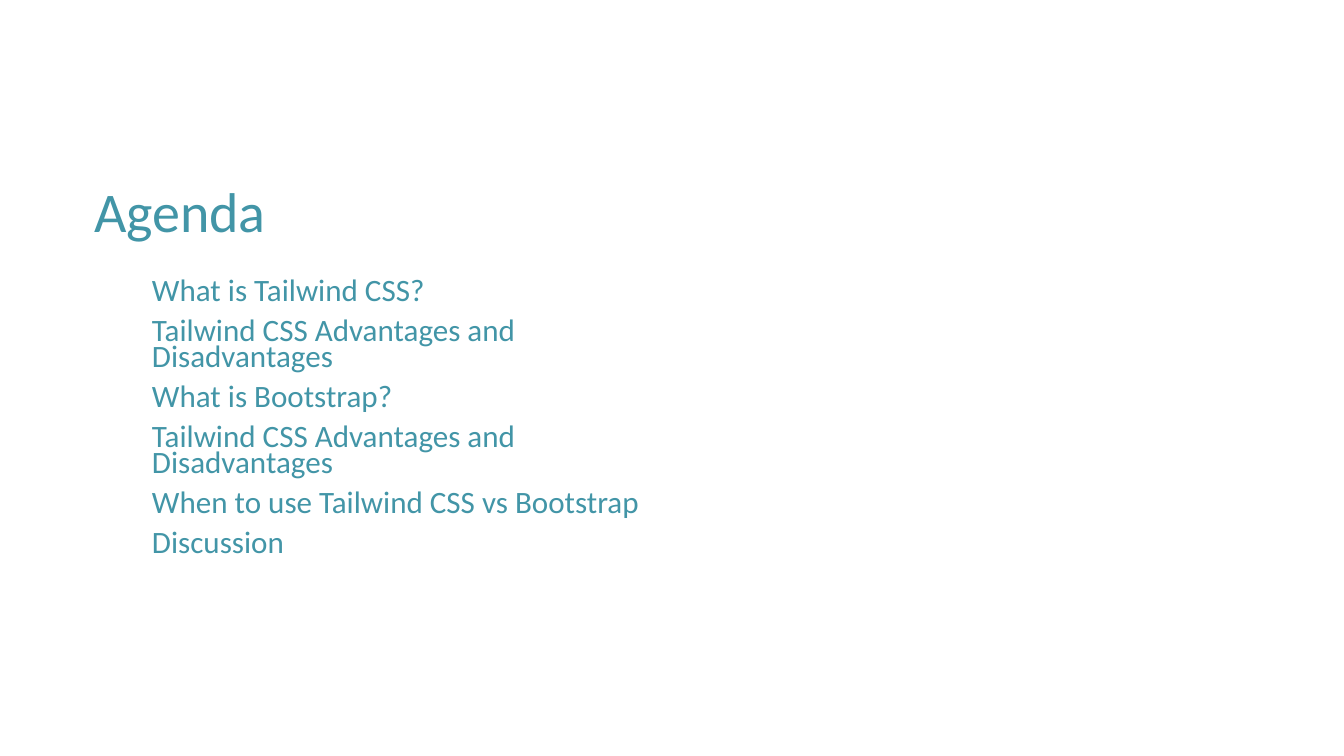
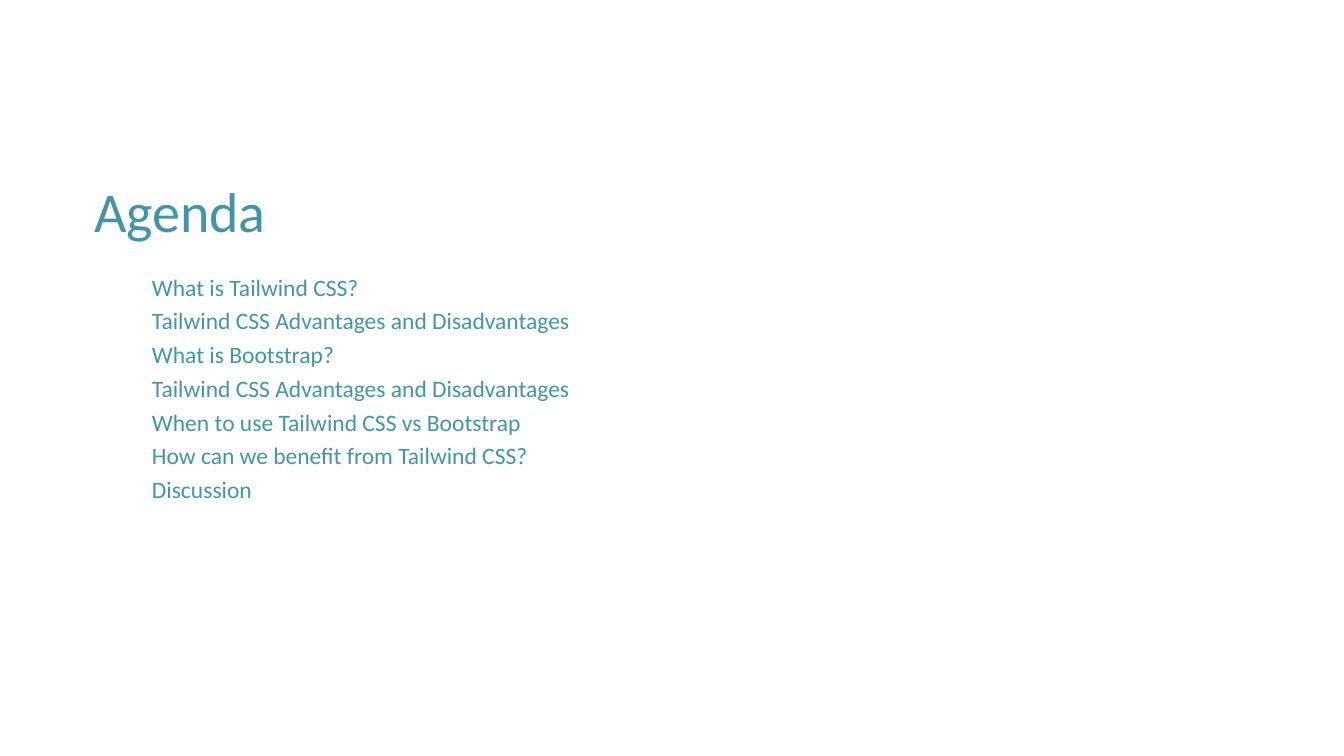
Before and after one commit to hunghpham/MVP-Application-Sensor-Telemetry-System, a slide deck: slide 2 of Power Point Slides/Tailwind vs Bootstrap.pptx. Drawn at 1344x756 pixels with LibreOffice and Linux fonts; fonts in the diff are those of the drawing; background and template pictures are left out. Boxes give left, top, right and bottom in pixels: in the first picture for what was removed or moved away, otherwise in the second. Text is boxed around its words. In the diff, an @@ line names an element or a change of style, - is before the commit and + after.

Commit message:
-Add updated and completed all power point slides for each technology used in the MVP project discussing their tradeoffs and benefit for us -Move sensor_simulator program into docker so everything runs at once when building docker compose, no need to run it after anymore -Update README.md file to have proper markdowns

```diff
--- a/Power Point Slides/Tailwind vs Bootstrap.pptx
+++ b/Power Point Slides/Tailwind vs Bootstrap.pptx
@@ text at [152,279,569,498]: size 22.2 to 16.8 pt in "What is Tailwind CSS?", "Tailwind CSS Advantages and Disadvantages", "What is Bootstrap?", "Tailwind CSS Advantages and Disadvantages" and 2 more places @@
@@ text at [152,447,527,464]: paragraph added @@
+How can we benefit from Tailwind CSS?
```
Also in this commit, not shown: 4 other slides changed, 3 slides added, 2 slides removed, 19 other files.
